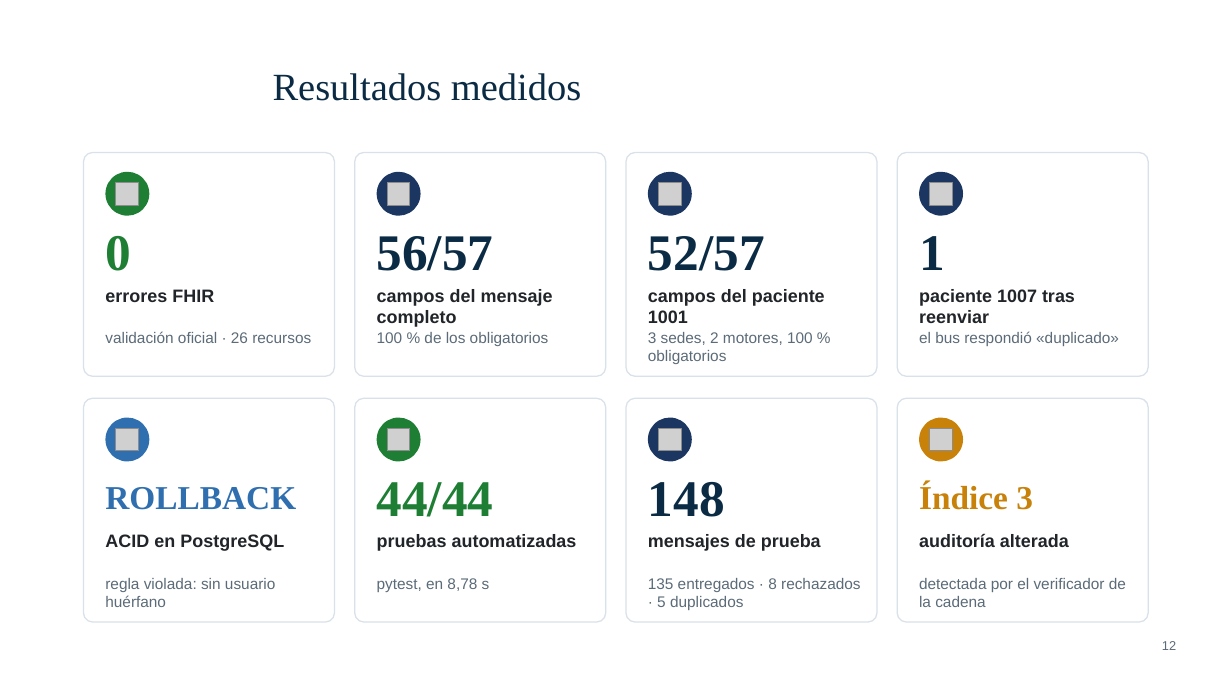
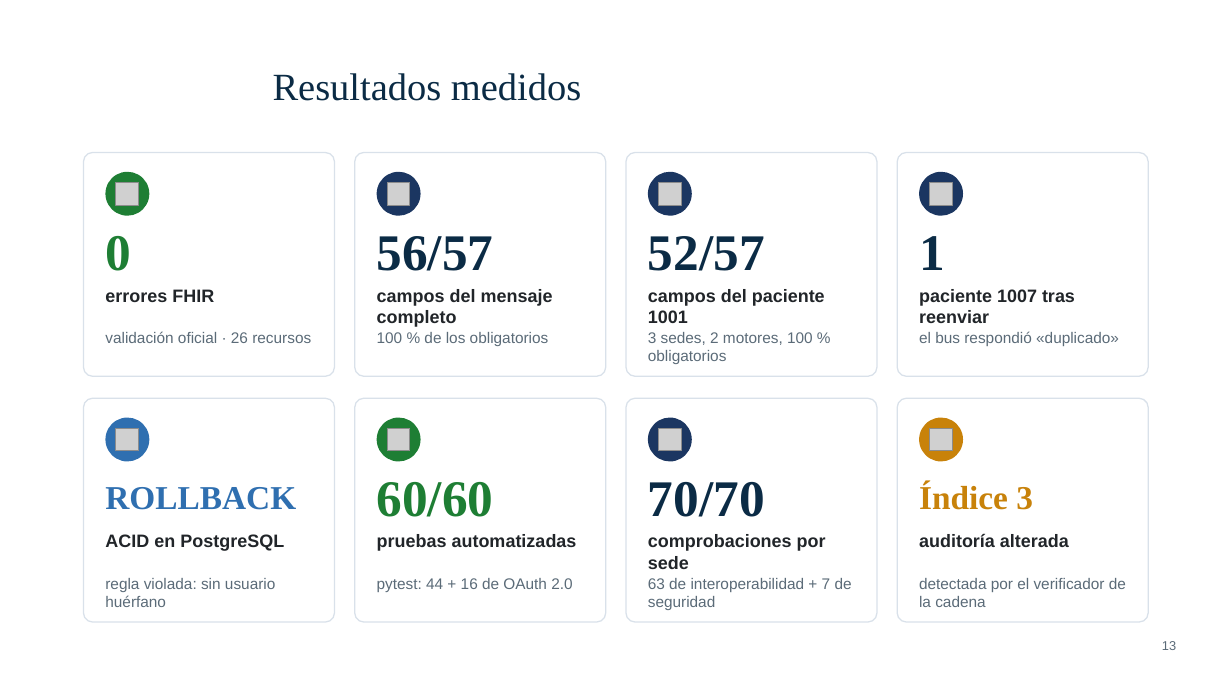
Before and after one commit to jose18000/Parcial-Final-Sistemas-Distribuidos-Plataforma-de-Interoperabilidad-en-Salud, a slide deck: slide 13 of docs/presentacion/Presentacion_Sustentacion.pptx (slide 12 before the commit). Drawn at 1232x693 pixels with LibreOffice and Linux fonts; fonts in the diff are those of the drawing; grey boxes stand for pictures; background and template pictures are left out. Boxes give left, top, right and bottom in pixels: in the first picture for what was removed or moved away, otherwise in the second. Text is boxed around its words. In the diff, an @@ line names an element or a change of style, - is before the commit and + after.

Commit message:
docs: informe, presentación y guion con la sección de seguridad

```diff
--- a/docs/presentacion/Presentacion_Sustentacion.pptx
+++ b/docs/presentacion/Presentacion_Sustentacion.pptx
@@ text at <box>377,482,494,517</box>: text changed @@
-44/44
+60/60
@@ text at <box>648,482,765,517</box>: text changed @@
-148
+70/70
@@ text at <box>648,534,826,569</box>: text changed @@
-mensajes de prueba
+comprobaciones por sede
@@ text at <box>377,578,572,592</box>: text changed @@
-pytest, en 8,78 s
+pytest: 44 + 16 de OAuth 2.0
@@ text at <box>648,578,852,610</box>: text changed @@
-135 entregados · 8 rechazados · 5 duplicados
+63 de interoperabilidad + 7 de seguridad
```
Also in this commit, not shown: 6 other slides changed, 1 slide added, 5 other files.
